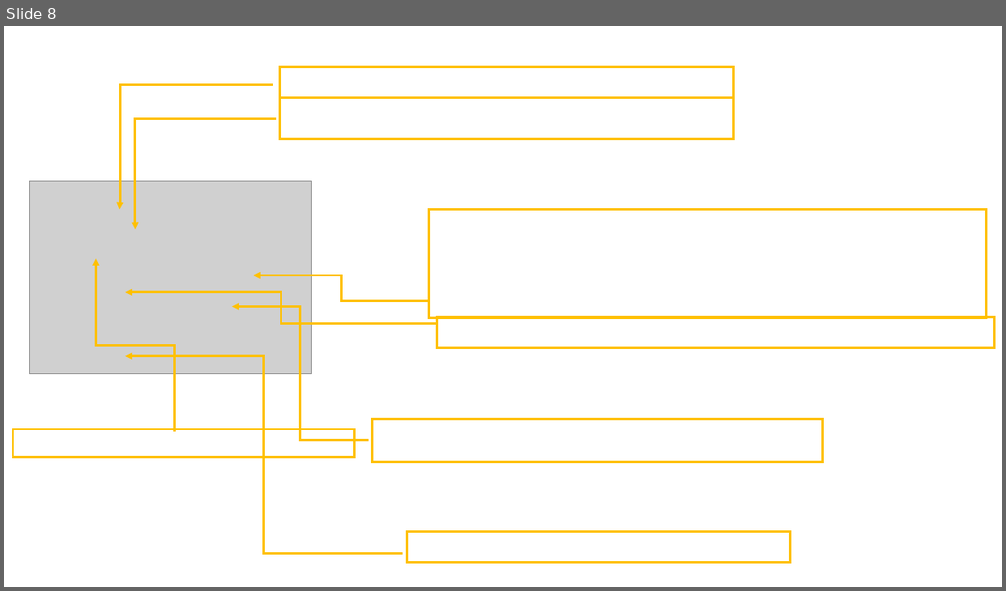
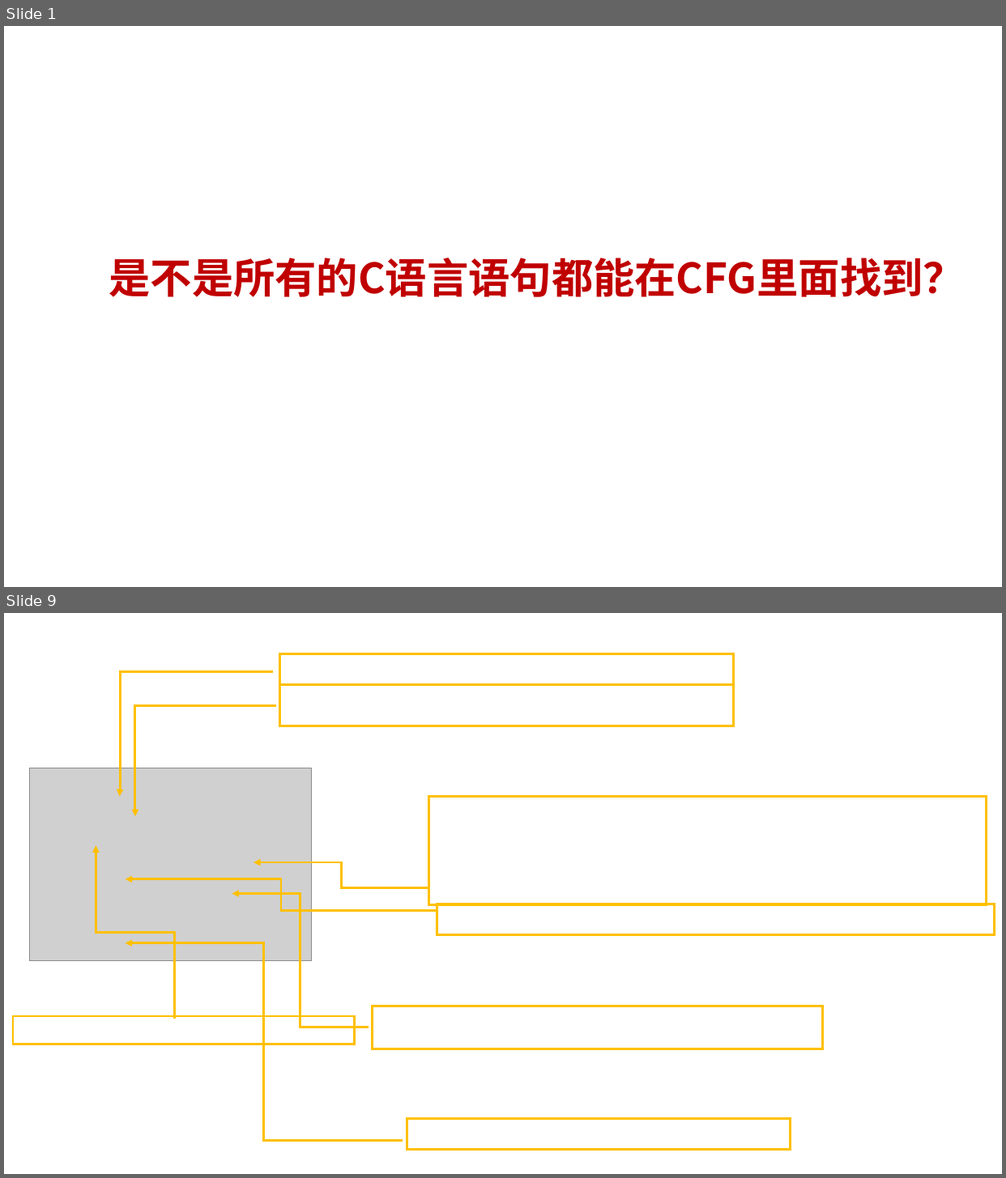
Before and after one commit to 6eanut/llvm-learn, a slide deck: docx/02_linux-cfg.pptx. Shown one above the other, each under a label of ours: slide 8 before the commit, slides 1 and 9 after it; the slides between them are not shown. The pictures are 1006x591 and 1006x1178 pixels, drawn with LibreOffice and Linux fonts; fonts in the diff are those of the drawing; grey boxes stand for pictures; background and template pictures are left out. Boxes give left, top, right and bottom in pixels: in the first picture for what was removed or moved away, otherwise in the second. Text is boxed around its words. In the diff, an @@ line names an element or a change of style, - is before the commit and + after.

```diff
--- a/docx/02_linux-cfg.pptx
+++ b/docx/02_linux-cfg.pptx
@@ slide 1 added at box(4, 26, 1002, 587), background #FFFFFF @@
@@ text added at box(109, 258, 965, 297), 40 pt, text #C00000, bold @@
+是不是所有的C语言语句都能在CFG里面找到？
@@ what was slide 8 is now slide 9 @@
```
Also in this commit, not shown: 11 slides changed, 16 other files.
